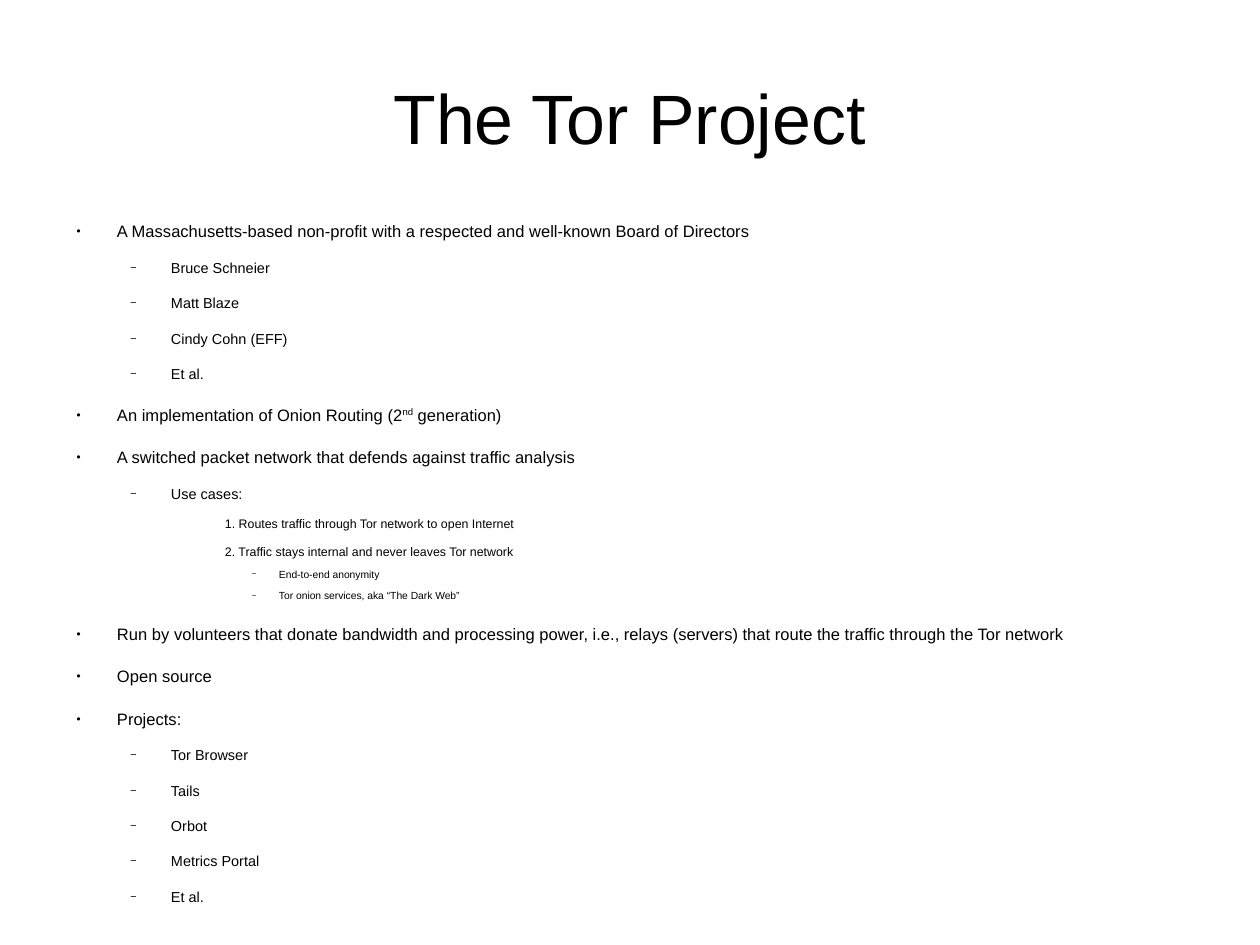
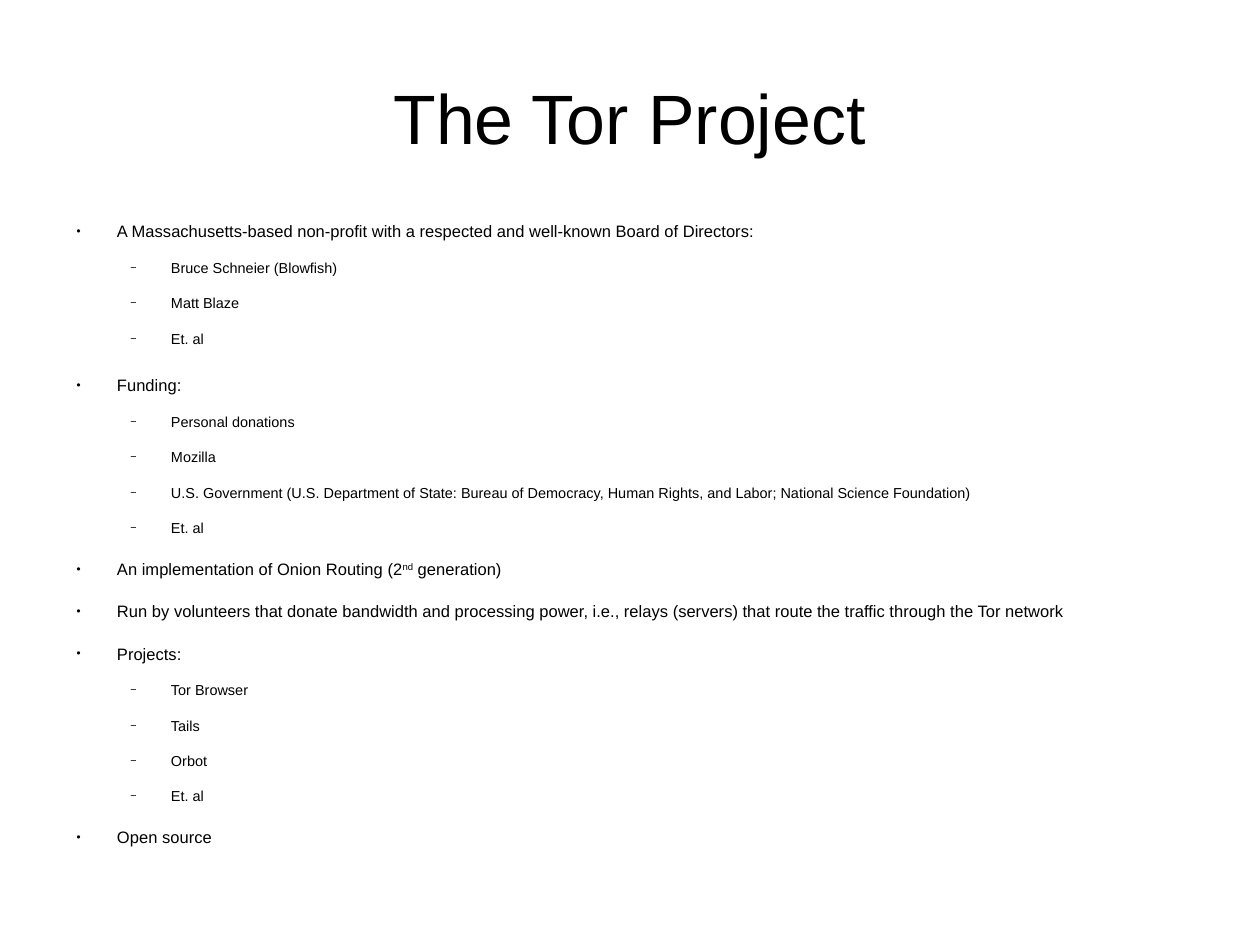
Before and after one commit to btoll/benjamintoll.com, a slide deck: slide 8 of static/talks/tor.odp (slide 6 before the commit). Drawn at 1260x945 pixels with LibreOffice and Linux fonts; fonts in the diff are those of the drawing. Boxes give left, top, right and bottom in pixels: in the first picture for what was removed or moved away, otherwise in the second. Text is boxed around its words. In the diff, an @@ line names an element or a change of style, - is before the commit and + after.

Commit message:
Updated Tor talk

```diff
--- a/static/talks/tor.odp
+++ b/static/talks/tor.odp
@@ text at bbox=[117, 225, 1063, 766]: text changed; size 9.1 to 10.4 pt @@
-  − Metrics Portal
-  − Et al.
+  − Et. al
+● Open source
@@ text at bbox=[117, 225, 754, 276]: text changed @@
-● A Massachusetts-based non-profit with a respected and well-known Board of Directors
-  − Bruce Schneier
+● A Massachusetts-based non-profit with a respected and well-known Board of Directors:
+  − Bruce Schneier (Blowfish)
@@ text at bbox=[117, 333, 970, 533]: text changed @@
-  − Cindy Cohn (EFF)
-  − Et al.
+  − Et. al
+● Funding:
+  − Personal donations
+  − Mozilla
+  − U.S. Government (U.S. Department of State: Bureau of Democracy, Human Rights, and Labor; National Science Foundation)
+  − Et. al
@@ text at bbox=[117, 451, 575, 600]: paragraphs removed @@
-● A switched packet network that defends against traffic analysis
-  − Use cases:
-    1. Routes traffic through Tor network to open Internet
-    2. Traffic stays internal and never leaves Tor network
-      − End-to-end anonymity
-      − Tor onion services, aka “The Dark Web”
@@ text at bbox=[117, 670, 212, 686]: paragraph removed @@
-● Open source
```
Also in this commit, not shown: 6 other slides changed, 5 slides added, 1 other file.
